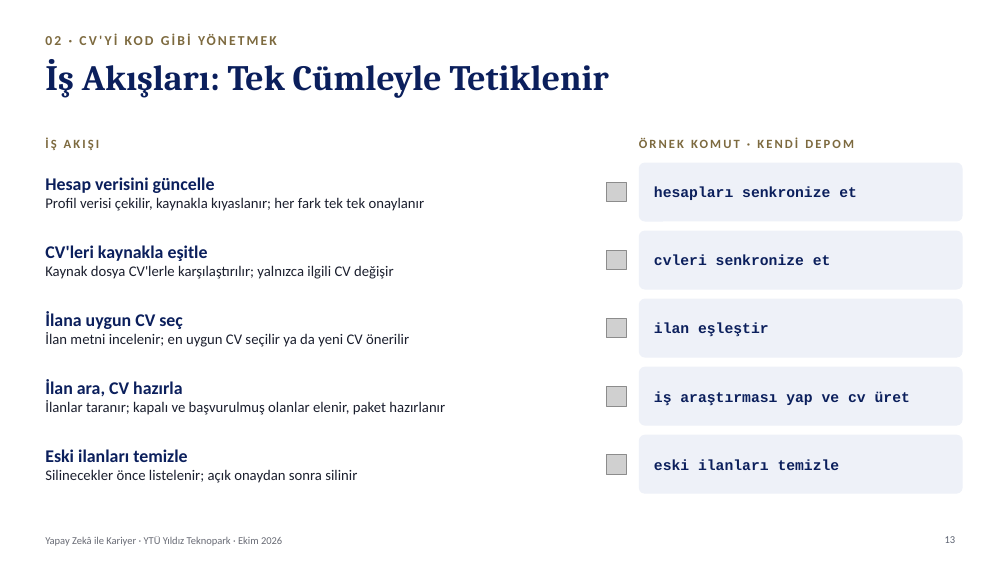
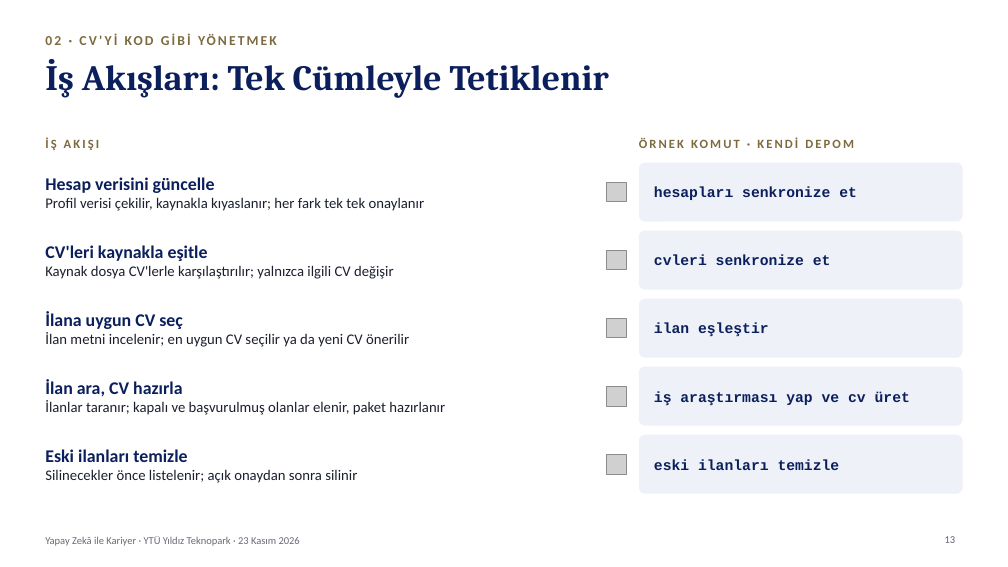
Before and after one commit to kaayra2000/kurslar, a slide deck: slide 13 of sunum/sunum.pptx. Drawn at 1008x567 pixels with LibreOffice and Linux fonts; fonts in the diff are those of the drawing; grey boxes stand for pictures; background and template pictures are left out. Boxes give left, top, right and bottom in pixels: in the first picture for what was removed or moved away, otherwise in the second. Text is boxed around its words. In the diff, an @@ line names an element or a change of style, - is before the commit and + after.

Commit message:
dokümantasyon: söyleşi tarihi 23 Kasım 2026 olarak güncellendi

```diff
--- a/sunum/sunum.pptx
+++ b/sunum/sunum.pptx
@@ text at box(45, 536, 300, 546): text changed @@
-Yapay Zekâ ile Kariyer · YTÜ Yıldız Teknopark · Ekim 2026
+Yapay Zekâ ile Kariyer · YTÜ Yıldız Teknopark · 23 Kasım 2026
```
Also in this commit, not shown: 21 other slides changed, 3 other files.
